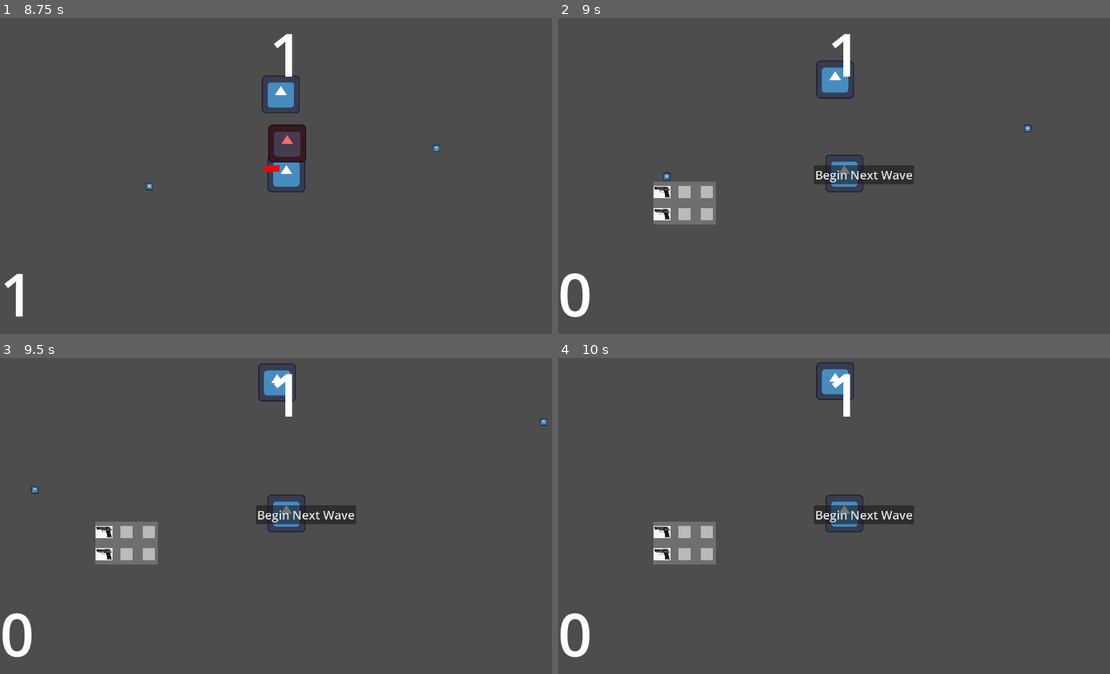
Above: before the commit, frames 1-4 (two rows, left to right).
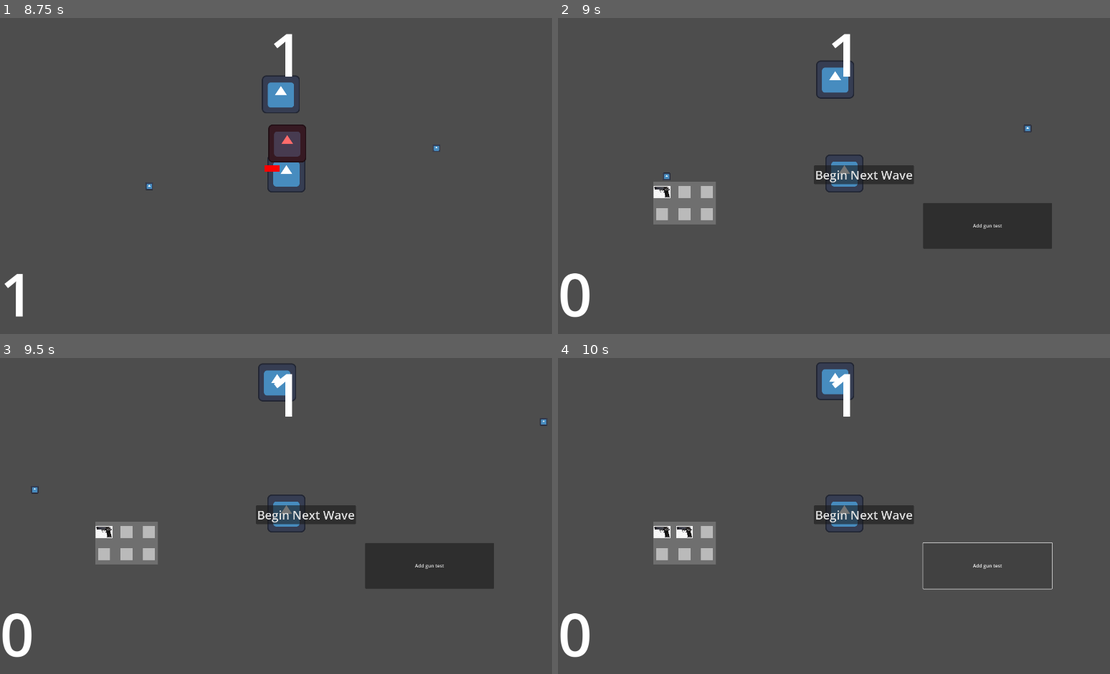
Above: after the commit, the same moments.

Repository: emilwallmark/Gymnasie-Arbete
Game: Godot game, scene res://Scenes/start_menu.tscn
Two runs of this game, one before a commit and one after it. Both use one fixed random seed, a clock stepped at 60 frames per second and the inputs below. The engine's default icon, where the game draws it, is replaced by a stand-in: a white triangle on a blue panel in a dark square.
Inputs (mouse positions are in pixels of both pictures, inside the frame that each line leads up to):
- Up to frame 1 (8.75 s): click "Press to Start" at 0.5 s; tap Enter at 1.25 s; move the mouse to (414, 157) at 1.27 s; hold D (Right) 1.28-2.03 s; tap Space (Action) every 0.75 s from 1.35 to 8.1 s; move the mouse to (171, 188) at 2.02 s; hold S (Down) 2.03-2.78 s; move the mouse to (342, 103) at 2.77 s; hold D (Right) 2.78-3.53 s; move the mouse to (259, 239) at 3.52 s; hold W (Up) 3.53-4.28 s; move the mouse to (458, 220) at 4.27 s; hold A (Left) 4.28-5.78 s; move the mouse to (115, 125) at 5.02 s; move the mouse to (314, 172) at 5.77 s; hold S (Down) 5.78-6.53 s; move the mouse to (198, 93) at 6.52 s; hold D (Right) 6.53-7.28 s; move the mouse to (414, 157) at 7.27 s; hold W (Up) 7.28-8.03 s; move the mouse to (171, 188) at 8.02 s; hold D (Right) from 8.03 s (still down)
- Up to frame 2 (9 s): move the mouse to (900, 103) at 8.77 s; release D (Right) at 8.78 s; hold S (Down) from 8.78 s (still down); tap Space (Action) at 8.85 s
- Up to frame 3 (9.5 s): keep holding S (Down)
- Up to frame 4 (10 s): release S (Down) at 9.5 s; click (988, 566) at 9.5 s, where only the run after the commit has a clickable "Add gun test"

Frame 1 is identical in both runs. In frame 2, 3.5% of the frame differs, in the area x 17-90%, y 58-74%; in frame 3, 3.5%; in frame 4, 0.4%.

Commit message:
Typ ett fungerande inventory som man kan lägga in saker i och komma åt egenskaper av items i inventoryt

Diff:
--- /dev/null
+++ b/Inventory/Items/Basic Gun.tres
@@ -0,0 +1,14 @@
+[gd_resource type="Resource" script_class="InvItem" load_steps=3 format=3 uid="uid://pfa5oca0nb7l"]
+
+[ext_resource type="Script" uid="uid://dbq0ohe323wnk" path="res://Inventory/inventory_item.gd" id="1_ce8uq"]
+[ext_resource type="Texture2D" uid="uid://c1md5wecuuxam" path="res://cHJpdmF0ZS9sci9pbWFnZXMvd2Vic2l0ZS8yMDIzLTExL3Jhd3BpeGVsX29mZmljZV8yNF9waG90b19vZl90b3lfYmxhY2tfaGFuZGd1bl9pc29sYXRlZF93aGl0ZV9iYV9hZmQ5MmZhNC1lZTM5LTQyZGItYjM4NC1lM2YzOWU0MTUxNDMucG5n.webp" id="2_4vya0"]
+
+[resource]
+script = ExtResource("1_ce8uq")
+name = "Basic Gun"
+texture = ExtResource("2_4vya0")
+type = "gun"
+damage = 1
+rarity = "Common"
+cost = 10
+metadata/_custom_type_script = "uid://dbq0ohe323wnk"
--- a/Inventory/Items/Gun.tres
+++ /dev/null
@@ -1,10 +0,0 @@
-[gd_resource type="Resource" script_class="InvItem" load_steps=3 format=3 uid="uid://pfa5oca0nb7l"]
-
-[ext_resource type="Script" uid="uid://dbq0ohe323wnk" path="res://Inventory/inventory_item.gd" id="1_8yev4"]
-[ext_resource type="Texture2D" uid="uid://c1md5wecuuxam" path="res://cHJpdmF0ZS9sci9pbWFnZXMvd2Vic2l0ZS8yMDIzLTExL3Jhd3BpeGVsX29mZmljZV8yNF9waG90b19vZl90b3lfYmxhY2tfaGFuZGd1bl9pc29sYXRlZF93aGl0ZV9iYV9hZmQ5MmZhNC1lZTM5LTQyZGItYjM4NC1lM2YzOWU0MTUxNDMucG5n.webp" id="2_ggjug"]
-
-[resource]
-script = ExtResource("1_8yev4")
-name = "Gun"
-texture = ExtResource("2_ggjug")
-metadata/_custom_type_script = "uid://dbq0ohe323wnk"
--- a/Inventory/PlayerInv.tres
+++ b/Inventory/PlayerInv.tres
@@ -1,10 +1,10 @@
 [gd_resource type="Resource" script_class="Inv" load_steps=4 format=3 uid="uid://duhjm7beccri1"]
 
 [ext_resource type="Script" uid="uid://dbq0ohe323wnk" path="res://Inventory/inventory_item.gd" id="1_1ysss"]
-[ext_resource type="Resource" uid="uid://pfa5oca0nb7l" path="res://Inventory/Items/Gun.tres" id="2_r0g6w"]
+[ext_resource type="Resource" uid="uid://pfa5oca0nb7l" path="res://Inventory/Items/Basic Gun.tres" id="2_r0g6w"]
 [ext_resource type="Script" uid="uid://3gl4n21gg3mw" path="res://Inventory/Inventory.gd" id="3_ddl2c"]
 
 [resource]
 script = ExtResource("3_ddl2c")
-items = Array[ExtResource("1_1ysss")]([ExtResource("2_r0g6w"), null, null, ExtResource("2_r0g6w"), null, null])
+items = Array[ExtResource("1_1ysss")]([ExtResource("2_r0g6w"), null, null, null, null, null])
 metadata/_custom_type_script = "uid://3gl4n21gg3mw"
--- a/Inventory/inventory_item.gd
+++ b/Inventory/inventory_item.gd
@@ -5,3 +5,7 @@
 
 @export var name: String = ""
 @export var texture: Texture2D
+@export var type: String = ""
+@export var damage: int
+@export var rarity: String = ""
+@export var cost: int
--- a/Scenes/level.tscn
+++ b/Scenes/level.tscn
@@ -45,7 +45,7 @@
 offset_right = 1380.0
 grow_vertical = 0
 theme_override_font_sizes/font_size = 200
-text = "Wave Number"
+text = "Enemys Left"
 
 [node name="StaticBody2D" type="StaticBody2D" parent="."]
 
@@ -83,4 +83,12 @@
 offset_right = -1601.0
 offset_bottom = -512.0
 
+[node name="Add gun" type="Button" parent="ShopHUD"]
+offset_left = 1224.0
+offset_top = 639.0
+offset_right = 1656.0
+offset_bottom = 793.0
+text = "Add gun test"
+
 [connection signal="pressed" from="ShopHUD/StartNextWave" to="." method="_on_start_next_wave_pressed"]
+[connection signal="pressed" from="ShopHUD/Add gun" to="." method="_on_add_gun_pressed"]
--- a/Scripts/bullet.gd
+++ b/Scripts/bullet.gd
@@ -3,6 +3,8 @@
 
 var speed = 500
 var dir = Vector2(1,1)
+
+@onready var damage: int
 
 func movement(dir: Vector2) -> void:
 	var length = (dir[0]**2 + dir[1]**2)**0.5
@@ -10,7 +12,7 @@
 	move_and_slide()
 # Called when the node enters the scene tree for the first time.
 func _ready() -> void:
-	pass # Replace with function body.
+	print(damage) # Replace with function body.
 
 
 # Called every frame. 'delta' is the elapsed time since the previous frame.
@@ -19,7 +21,7 @@
 
 func _on_area_2d_body_entered(body: Node2D) -> void:
 	if body is Enemy:
-		body.lives -= 1
+		body.lives -= damage
 		queue_free()
 
 
--- a/Scripts/enemy.gd
+++ b/Scripts/enemy.gd
@@ -1,8 +1,6 @@
 extends CharacterBody2D
 
 class_name Enemy
-
-
 
 const MAX_SPEED := 250
 const ACC := 1500
--- a/Scripts/level.gd
+++ b/Scripts/level.gd
@@ -7,14 +7,16 @@
 
 @onready var player = $Player
 
+var test_item = preload("res://Inventory/Items/Basic Gun.tres")
+
 var wave: int = 1
-var enemys_left = 0
-var enemys_spawned = 0
-var wave_cap = 1
+var enemys_left: int
+var enemys_spawned: int
+var wave_cap: int
 
 # Called when the node enters the scene tree for the first time.
 func _ready() -> void:
-	player.connect("shoot", spawn_bullet)
+	player.connect("attack", spawn_bullet)
 	waves()
 
 
@@ -50,10 +52,14 @@
 
 
 func spawn_bullet()->void:
-	var bullet = BULLET_SCENE.instantiate()
-	bullet.global_position = player.position
-	bullet.dir = player.get_local_mouse_position()
-	add_child(bullet)
+	for item in player.inventory.items:
+		if item != null:
+			if item.type == "gun":
+				var bullet = BULLET_SCENE.instantiate()
+				bullet.damage = item.damage
+				bullet.global_position = player.position
+				bullet.dir = player.get_local_mouse_position()
+				add_child(bullet)
 
 func spawn_enemy() -> void:
 	var enemyX = randi_range(100,1000)
@@ -69,3 +75,21 @@
 	$ShopHUD.visible = false
 	wave += 1
 	waves() # Replace with function body.
+
+
+func _on_add_gun_pressed() -> void:
+	print(player.inventory.items)
+	var done = false
+	var  x= 0
+	while not done:
+		if x == 6:
+			done = true
+
+		elif player.inventory.items[x] == null:
+			player.inventory.items.pop_at(x)
+			player.inventory.items.insert(x, test_item)
+			$ShopHUD/Inv_UI.update_slots()
+			done = true
+
+		else:
+			x += 1
--- a/Scripts/player.gd
+++ b/Scripts/player.gd
@@ -1,24 +1,22 @@
 extends CharacterBody2D
 class_name Player
 
-signal shoot
+signal attack
 
 const SPEED = 250.0
+
 
 @export var inventory: Inv
 
 func movement(delta: float) -> void:
 	velocity = Input.get_vector("Left", "Right", "Up", "Down") * SPEED
 	move_and_slide()
-func shoot_bullet()->void:
-	emit_signal("shoot")
+func _attack()->void:
+	emit_signal("attack")
 
 func _physics_process(delta: float) -> void:
 	movement(delta)
 
 func _process(delta: float) -> void:
 	if Input.is_action_just_pressed("Action"):
-		shoot_bullet()
-
-
-	#print(get_local_mouse_position()[1])
+		_attack()
Not shown, added: Hjälp jag använt.txt
